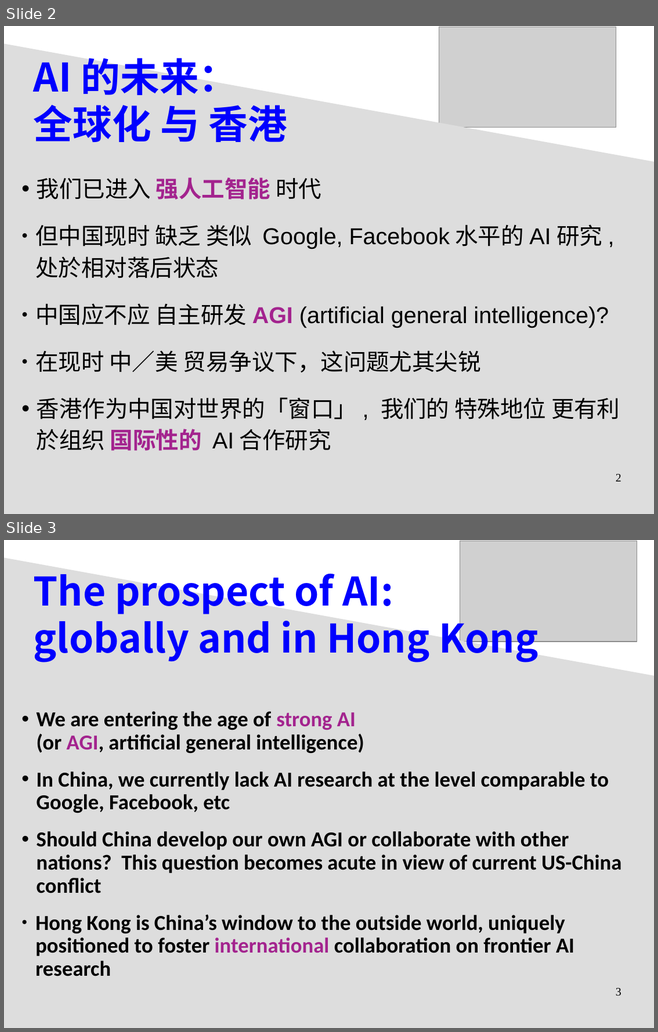
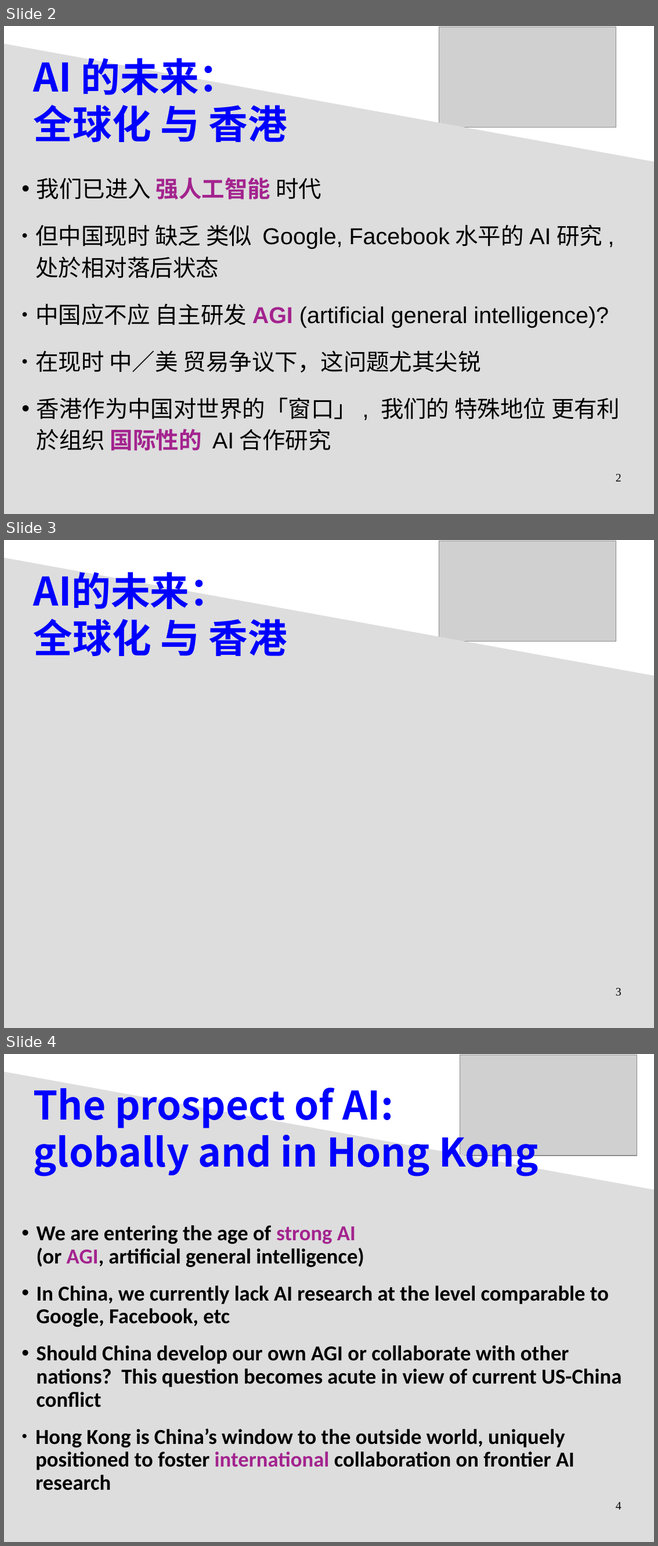
Before and after one commit to Cybernetic1/2020, a slide deck: General_Intelligence_biz-plan.odp. Shown one above the other, each under a label of ours: slides 2 and 3 before the commit, slides 2, 3 and 4 after it. The pictures are 658x1032 and 658x1546 pixels, drawn with LibreOffice and Linux fonts; fonts in the diff are those of the drawing; grey boxes stand for pictures. Boxes give left, top, right and bottom in pixels: in the first picture for what was removed or moved away, otherwise in the second. Text is boxed around its words. In the diff, an @@ line names an element or a change of style, - is before the commit and + after.

```diff
--- a/General_Intelligence_biz-plan.odp
+++ b/General_Intelligence_biz-plan.odp
@@ slide 3 added at (4, 540, 654, 1028), background #FFFFFF @@
@@ picture added at (438, 541, 615, 642) @@
@@ freeform shape added at (4, 557, 654, 1028), fill #DDDDDD @@
@@ text added at (34, 572, 286, 656), 48 pt, text #0000FF, bold @@
+AI的未来：
+全球化 与 香港
@@ page number added at (615, 988, 621, 995), 14 pt, text #000000 @@
+3
@@ what was slide 3 is now slide 4 @@
@@ page number at (615, 1502, 621, 1509): text changed @@
-3
+4
```
Also in this commit, not shown: 1 other slide added.
